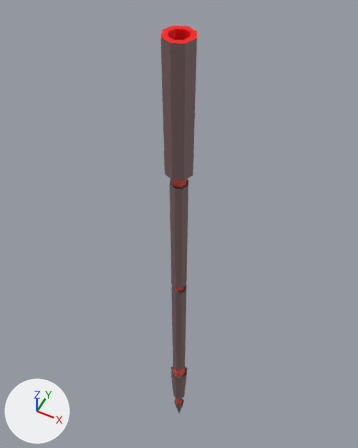
The FBX model GameProject/Game/Assets/Arrow.fbx, before and after one commit.
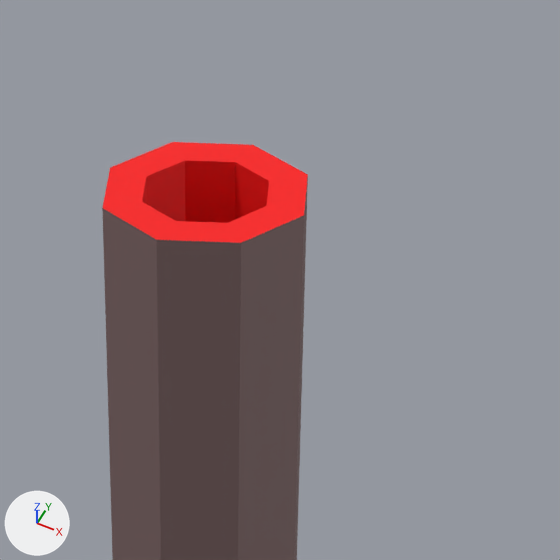
Each version appears first whole from a 50 mm lens placed at (0.144, -0.289, 0.384), pointed at (-0.032, 0.065, -0.058), and next in a close-up on the part from 40% to 68% of the width and 0% to 22% of the height. The axes (+X, +Y, +Z) are drawn at lower left. The lights are the same throughout.

The older version as bpy lines, for what is in view:
```python
me_cylinder = bpy.data.meshes.new('Cylinder')
me_cylinder.from_pydata(...)  # 153 vertices, 153 faces; spans x -0.013..0.013, y -0.013..0.013, z -0.463..0.217
# faces by material slot: [121, 32]
me_cylinder.materials.append(mat_material_001)  # picture img_arrow_png
me_cylinder.materials.append(mat_material)  # red #e7504a
ob_cylinder = bpy.data.objects.new('Cylinder', me_cylinder)
ob_cylinder.location = (0.0, 0.0, 0.0)
```
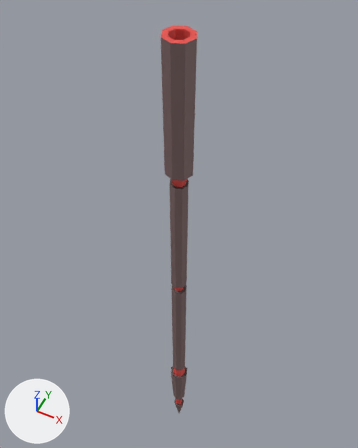
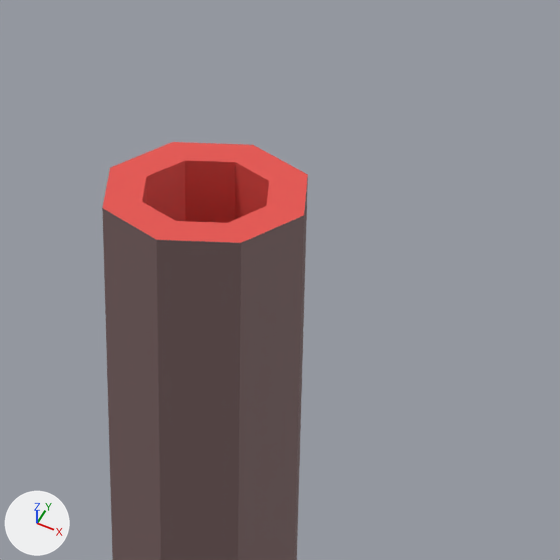
Commit message: Added glow to arrows backend

The change in detail:
me_cylinder has 153 vertices, 153 faces and spans x -0.013..0.013, y -0.013..0.013, z -0.463..0.217.
me_cylinder is used by ob_cylinder; location (0.0, 0.0, 0.0).
me_cylinder part 1: all 17 faces centred in x -0.009..0.009, y -0.009..0.009, z 0.173..0.217 switch from mat_material_001 (picture img_arrow_png) to mat_material (red #e7504a).
me_cylinder part 2: texture (UV) coordinates of 9 of 153 faces, centred in x -0.007..0.007, y -0.007..0.007, z 0.173..0.195, changed; they spanned u 0.9..0.94, v 0.05..0.2 and now span u 0.5..0.62, v 0.5..0.62.

Where the change shows, as pixel boxes [x1, y1, x2, y2] in the close-ups (560 x 560 px):
'Cylinder', recoloured, surface changed
    both: [102, 142, 308, 245]
part 1 of me_cylinder, recoloured
    both: [103, 142, 308, 243]
part 2 of me_cylinder, surface changed
    both: [142, 160, 269, 223]
